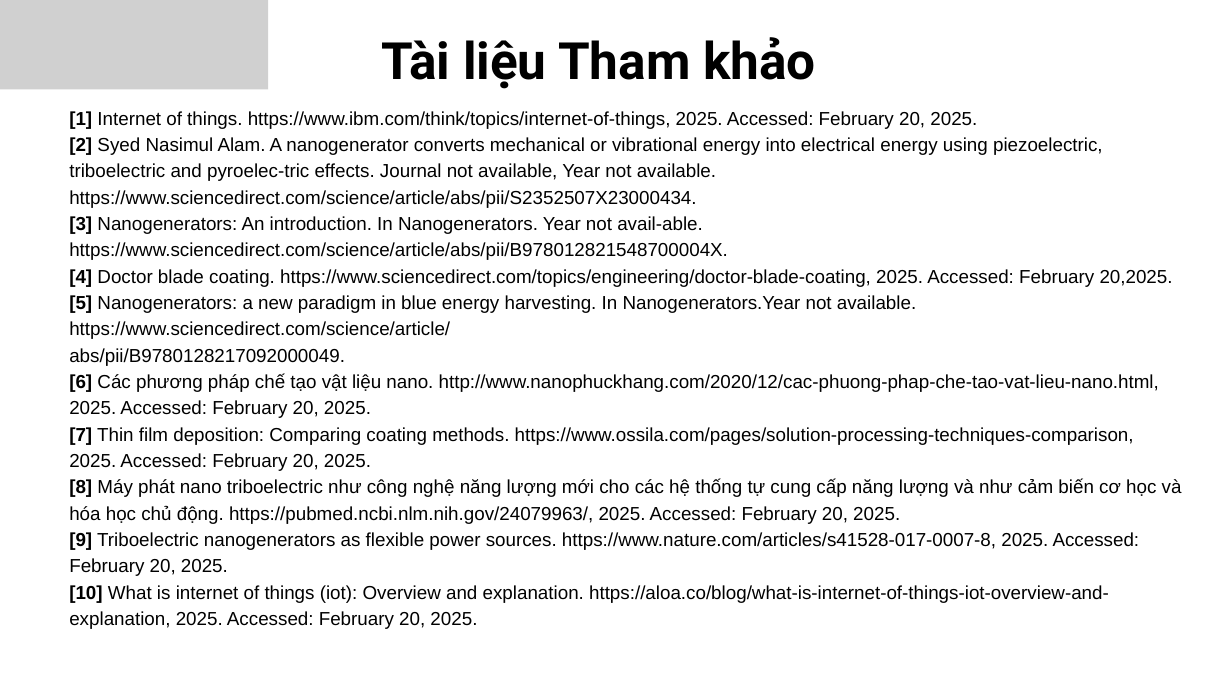
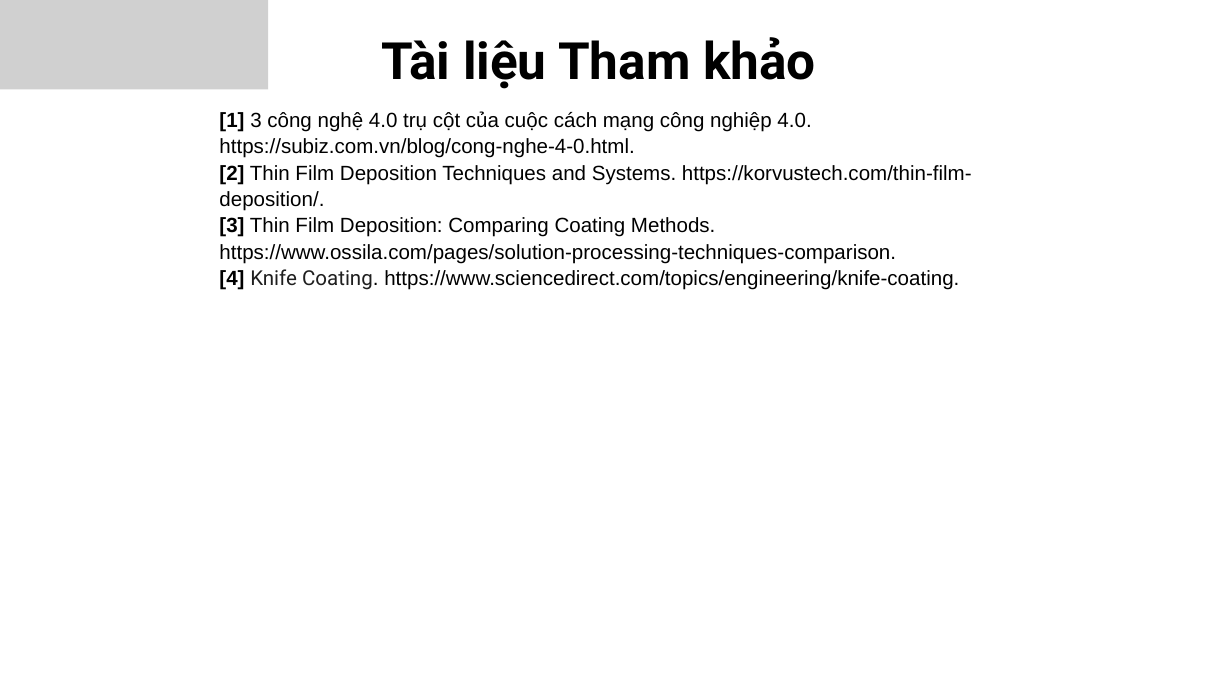
Before and after one commit to sptjerry19/bladecoating, a slide deck: slide 23 of reports/slide/Thiet-ke-Che-tao-May-Trang-Phu-Mang-Mong-ung-dung-trong-linh-kien-chuyen-doi-djien-nang-24032025.pptx (slide 20 before the commit). Drawn at 1232x693 pixels with LibreOffice and Linux fonts; fonts in the diff are those of the drawing; grey boxes stand for pictures. Boxes give left, top, right and bottom in pixels: in the first picture for what was removed or moved away, otherwise in the second. Text is boxed around its words. In the diff, an @@ line names an element or a change of style, - is before the commit and + after.

Commit message:
update slide

```diff
--- a/reports/slide/Thiet-ke-Che-tao-May-Trang-Phu-Mang-Mong-ung-dung-trong-linh-kien-chuyen-doi-djien-nang-24032025.pptx
+++ b/reports/slide/Thiet-ke-Che-tao-May-Trang-Phu-Mang-Mong-ung-dung-trong-linh-kien-chuyen-doi-djien-nang-24032025.pptx
@@ text at bbox=[219, 111, 972, 290]: text changed; size 22 to 24 pt @@
-[1] Internet of things. https://www.ibm.com/think/topics/internet-of-things, 2025. Accessed: February 20, 2025.
-[2] Syed Nasimul Alam. A nanogenerator converts mechanical or vibrational energy into electrical energy using piezoelectric, triboelectric and pyroelec-tric effects. Journal not available, Year not available. https://www.sciencedirect.com/science/article/abs/pii/S2352507X23000434.
-[3] Nanogenerators: An introduction. In Nanogenerators. Year not avail-able. https://www.sciencedirect.com/science/article/abs/pii/B978012821548700004X.
-[4] Doctor blade coating. https://www.sciencedirect.com/topics/engineering/doctor-blade-coating, 2025. Accessed: February 20,2025.
-[5] Nanogenerators: a new paradigm in blue energy harvesting. In Nanogenerators.Year not available. https://www.sciencedirect.com/science/article/
-abs/pii/B9780128217092000049.
-[6] Các phương pháp chế tạo vật liệu nano. http://www.nanophuckhang.com/2020/12/cac-phuong-phap-che-tao-vat-lieu-nano.html, 2025. Accessed: February 20, 2025.
-[7] Thin film deposition: Comparing coating methods. https://www.ossila.com/pages/solution-processing-techniques-comparison, 2025. Accessed: February 20, 2025.
-[8] Máy phát nano triboelectric như công nghệ năng lượng mới cho các hệ thống tự cung cấp năng lượng và như cảm biến cơ học và hóa học chủ động. https://pubmed.ncbi.nlm.nih.gov/24079963/, 2025. Accessed: February 20, 2025.
-[9] Triboelectric nanogenerators as flexible power sources. https://www.nature.com/articles/s41528-017-0007-8, 2025. Accessed: February 20, 2025.
-[10] What is internet of things (iot): Overview and explanation. https://aloa.co/blog/what-is-internet-of-things-iot-overview-and-explanation, 2025. Accessed: February 20, 2025.
+[1] 3 công nghệ 4.0 trụ cột của cuộc cách mạng công nghiệp 4.0. https://subiz.com.vn/blog/cong-nghe-4-0.html.
+[2] Thin Film Deposition Techniques and Systems. https://korvustech.com/thin-film-deposition/.
+[3] Thin Film Deposition: Comparing Coating Methods. https://www.ossila.com/pages/solution-processing-techniques-comparison.
+[4] Knife Coating. https://www.sciencedirect.com/topics/engineering/knife-coating.
```
Also in this commit, not shown: 6 other slides changed, 4 slides added, 1 slide removed.
